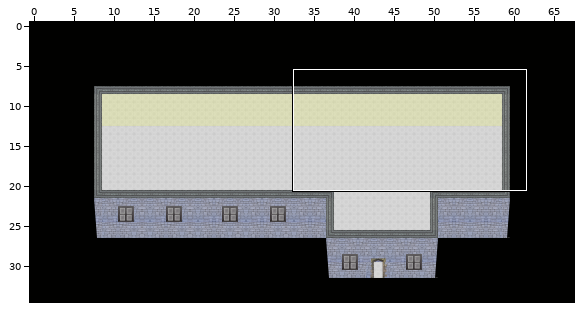
Two states of a Tiled map, data/maps/elektro_1-12.tmx. Above, an overview of the earlier version with the close-up marked.
Close-up. The starting point:
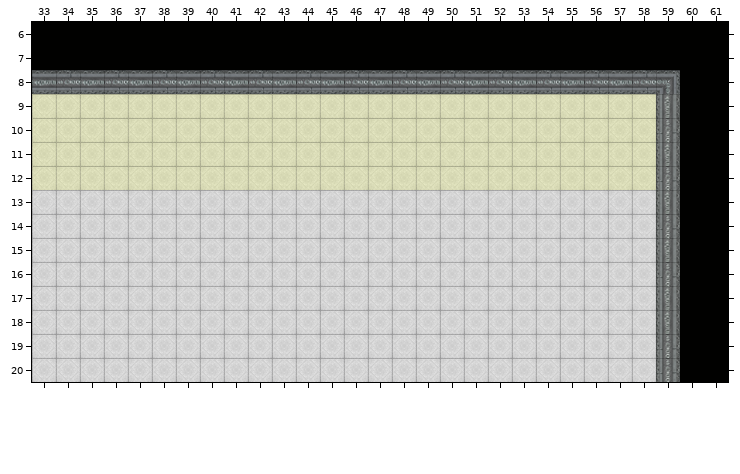
Cells are 32x32 px. Shown: x 33..61, y 6..20. The commit also changed other parts of the map, which this record leaves out.
Now the later version:
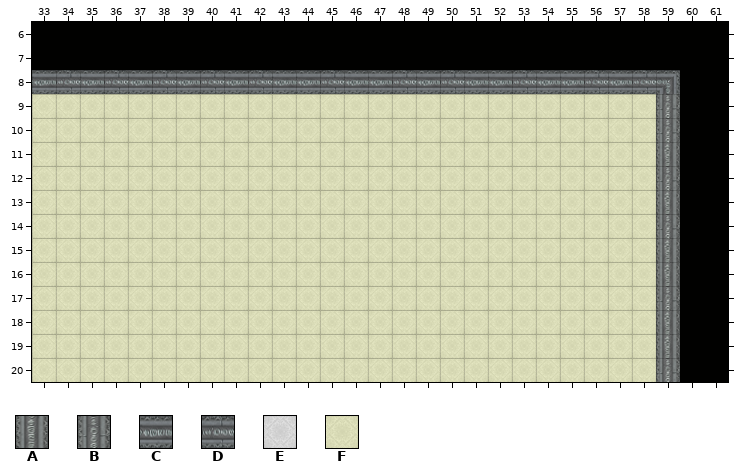
Key: from "duvar": A 52, B 66, C 70, D 71; from "kaplama": E 4, F 10.
_ is an empty cell.
Difference:
Layer "Ground":
Tile A now appears in row 16 at x 59; in row 19 at x 59.
Tile B now appears in row 9 at x 59.
Tile B now appears in row 17 at x 59.
Tile C now appears in row 8 at x 44, 46, 52 and 54.
Tile D now appears in row 8 at x 45 and 53.
The author changed tile E to tile F in rows 13 to 20 at x 33 to 58.
Layer "Top":
Tile A is removed in row 9 at x 59; in row 17 at x 59.
Tile B is removed in row 16 at x 59; in row 19 at x 59.
Tile C is removed in row 8 at x 45 and 53.
Tile D is removed in row 8 at x 44, 46, 52 and 54.
Pixel boxes of the changes (left, top, right, bottom) in both close-ups:
changed: (296, 70, 368, 94)
changed: (488, 70, 560, 94)
changed: (656, 94, 680, 118)
changed: (32, 190, 680, 382)
